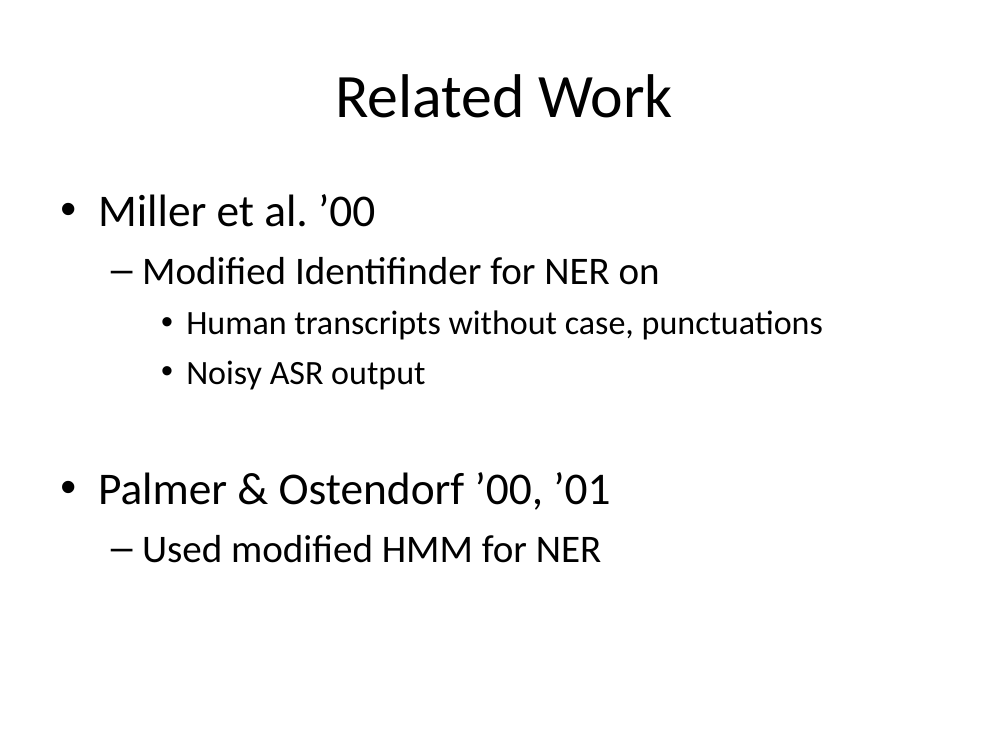
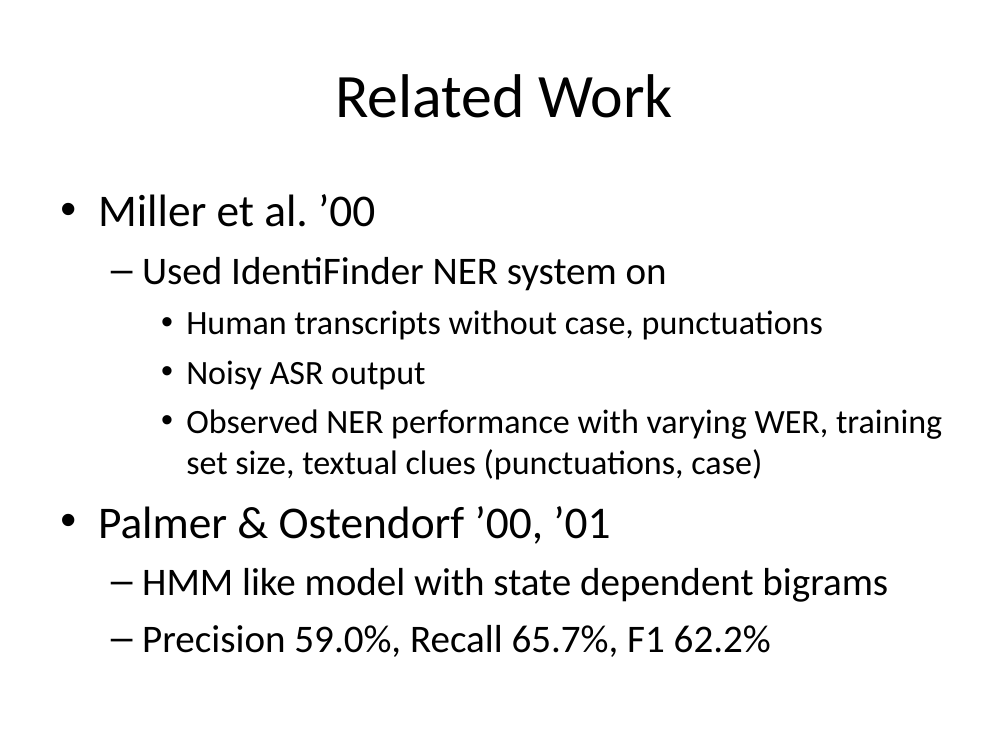
Before and after one commit to dimidd/ner-asr, a slide deck: slide 7 of doc/11748-A-M-DEC-02.ppt. Drawn at 1008x756 pixels with LibreOffice and Linux fonts; fonts in the diff are those of the drawing. Boxes give left, top, right and bottom in pixels: in the first picture for what was removed or moved away, otherwise in the second. Text is boxed around its words. In the diff, an @@ line names an element or a change of style, - is before the commit and + after.

```diff
--- a/doc/11748-A-M-DEC-02.ppt
+++ b/doc/11748-A-M-DEC-02.ppt
@@ text at <box>142,257,667,291</box>: text changed @@
-  – Modified Identifinder for NER on
+  – Used IdentiFinder NER system on
@@ text at <box>186,409,942,480</box>: paragraph added @@
+    • Observed NER performance with varying WER, training set size, textual clues (punctuations, case)
@@ text at <box>142,568,888,657</box>: text changed @@
-  – Used modified HMM for NER
+  – HMM like model with state dependent bigrams
+  – Precision 59.0%, Recall 65.7%, F1 62.2%
```
Also in this commit, not shown: 1 slide added, 3 other files.
